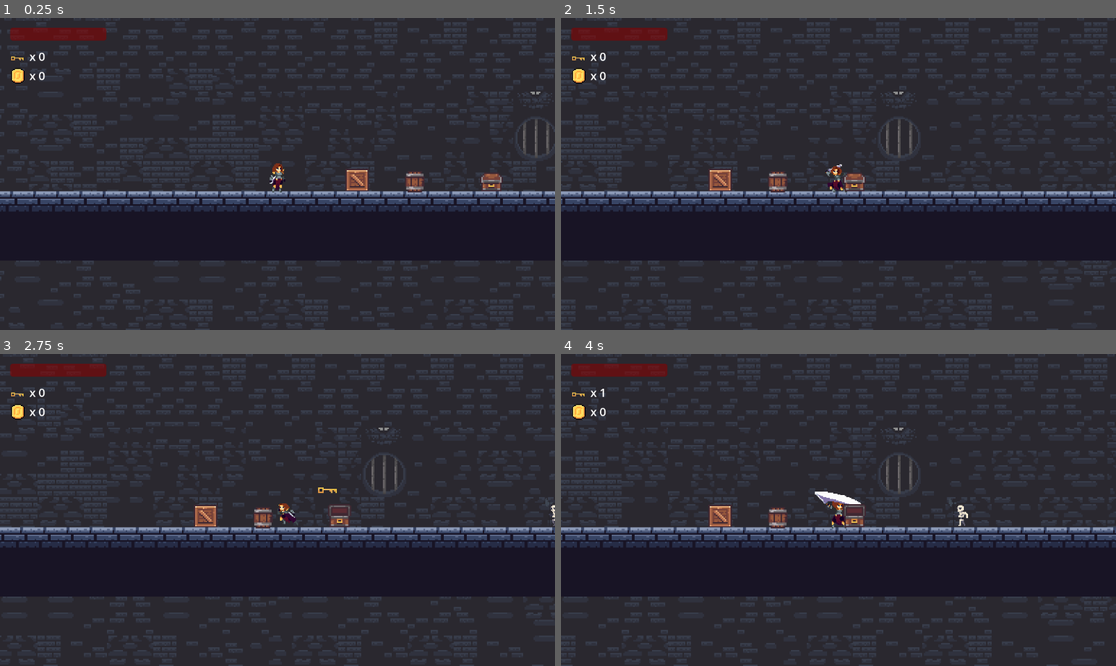
Above: before the commit, frames 1-4 (two rows, left to right).
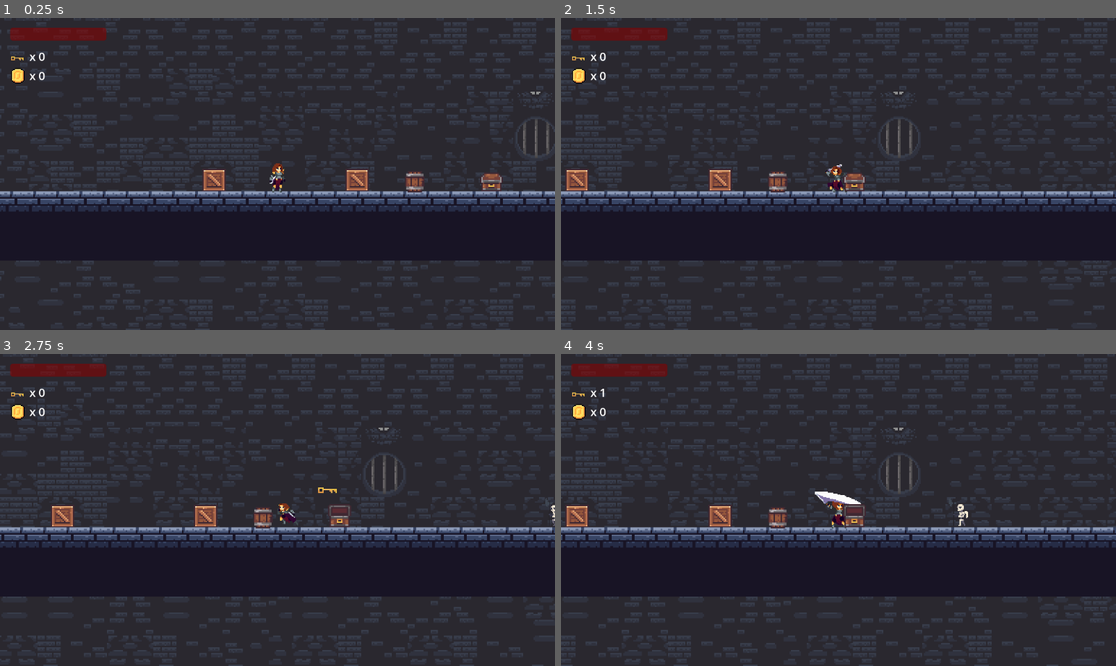
Above: after the commit, the same moments.

Repository: alperburakurk/game
Game: Godot game, scene res://scenes/level_1.tscn
Two runs of this game, one before a commit and one after it. Both use one fixed random seed, a clock stepped at 60 frames per second and the inputs below.
Inputs:
- Up to frame 1 (0.25 s): no input
- Up to frame 2 (1.5 s): tap Enter (ui_accept) at 0.5, 0.77 s; hold E (attack) 0.53-1.28 s; hold Right (ui_right) from 0.53 s (still down); tap E (attack) at 1.35 s
- Up to frame 3 (2.75 s): tap Enter (ui_accept) at 1.52 s; release Right (ui_right) at 2.03 s; hold Left (ui_left) from 2.03 s (still down); hold E (attack) from 2.03 s (still down); tap R at 2.1 s
- Up to frame 4 (4 s): release Left (ui_left) at 2.78 s; release E (attack) at 2.78 s; hold Right (ui_right) from 2.78 s (still down); tap E (attack) at 2.85 s; tap Enter (ui_accept) at 3.02, 3.77 s; hold E (attack) from 3.53 s (still down)

The runs differ from the first frame. In frame 1, 0.2% of the frame differs, in the area x 36-41%, y 48-56%; in frame 2, 0.2%; in frame 3, 0.2%; in frame 4, 0.3%, in the area x 0-74%, y 48-56%.

Commit message:
knockback

Diff:
--- a/medival-run/scenes/coin.tscn
+++ b/medival-run/scenes/coin.tscn
@@ -103,7 +103,7 @@
 collision_layer = 0
 collision_mask = 2
 script = ExtResource("2_coin_script")
-pickup_delay = 0.6
+pickup_delay = 0.1
 
 [node name="AnimatedSprite2D" type="AnimatedSprite2D" parent="." unique_id=958713113]
 sprite_frames = SubResource("SpriteFrames_coin")
--- a/medival-run/scenes/destructible_prop.gd
+++ b/medival-run/scenes/destructible_prop.gd
@@ -6,7 +6,7 @@
 @export_range(0, 64, 1) var coin_min: int = 0
 @export_range(0, 64, 1) var coin_max: int = 0
 
-func take_damage() -> void:
+func take_damage(_amount: int = 1, _attacker: Node2D = null) -> void:
 	_spawn_coins()
 	queue_free()
 
--- a/medival-run/scenes/level_1.tscn
+++ b/medival-run/scenes/level_1.tscn
@@ -138,3 +138,6 @@
 
 [node name="Chest" parent="." unique_id=1268287756 instance=ExtResource("8_e3sih")]
 position = Vector2(849, 637)
+
+[node name="crate2" parent="." unique_id=1539688799 instance=ExtResource("8_15mv3")]
+position = Vector2(657, 637)
--- a/medival-run/scenes/player.gd
+++ b/medival-run/scenes/player.gd
@@ -9,24 +9,33 @@
 # Slightly reduced gives the swing a little weight without feeling sluggish.
 const ATTACK_MOVE_MULT = 0.75
 
+@export var hurt_knockback_speed: float = 220.0
+@export var hurt_knockback_decel: float = 1200.0
+@export var hurt_recoil_duration: float = 0.14
+@export var hurt_flash_duration: float = 0.08
+@export var hurt_flash_modulate: Color = Color(1, 0.82, 0.82)
+
 @onready var sprite = $AnimatedSprite2D
 @onready var attack_area = $AttackArea
 @onready var health_bar = get_tree().current_scene.get_node("UI/HealthBar")
 @onready var tile_map_layer: TileMapLayer = get_tree().current_scene.get_node_or_null("TileMapLayer")
 
 var is_attacking := false
-var is_hurt := false
 var facing_direction := 1
 
 var max_health := 6
 var health := 6
 var is_dead := false
+
+var _hurt_recoil_remaining: float = 0.0
+
 
 func _ready():
 	attack_area.monitoring = false
 	health_bar.max_value = max_health
 	health_bar.value = health
 
+
 func _physics_process(delta):
 	if is_dead:
 		return
@@ -37,11 +46,12 @@
 
 	var on_stairs := _is_on_stairs_tile()
 
-	if is_hurt:
+	if _hurt_recoil_remaining > 0:
 		if not is_on_floor() and not on_stairs:
 			velocity += get_gravity() * delta
-		velocity.x = move_toward(velocity.x, 0, SPEED)
+		velocity.x = move_toward(velocity.x, 0, hurt_knockback_decel * delta)
 		move_and_slide()
+		_hurt_recoil_remaining = maxf(0.0, _hurt_recoil_remaining - delta)
 		return
 
 	if not is_on_floor() and not on_stairs:
@@ -104,6 +114,7 @@
 
 	move_and_slide()
 
+
 func attack():
 	is_attacking = true
 
@@ -114,44 +125,68 @@
 
 	for body in attack_area.get_overlapping_bodies():
 		if body.has_method("take_damage"):
-			body.take_damage()
+			body.take_damage(1, self)
 
 	await sprite.animation_finished
 
 	attack_area.monitoring = false
 	is_attacking = false
 
-func take_damage(amount := 1):
-	if is_dead or is_hurt:
+
+func take_damage(amount: int = 1, attacker: Node2D = null):
+	if is_dead:
 		return
 
 	health -= amount
 	health = max(health, 0)
 	health_bar.value = health
+
+	velocity.x = _knockback_sign_from_attacker(attacker) * hurt_knockback_speed
+	_hurt_recoil_remaining = hurt_recoil_duration
+	_flash_hurt()
 
 	if health <= 0:
 		die()
 	else:
 		is_attacking = false
-		is_hurt = true
 		attack_area.monitoring = false
-		velocity.x = 0
 		sprite.play("hurt_effect")
-		await get_tree().create_timer(0.5).timeout
-		is_hurt = false
+
+
+func _knockback_sign_from_attacker(attacker: Node2D) -> float:
+	if attacker == null:
+		return signf(float(-facing_direction))
+	var s := signf(global_position.x - attacker.global_position.x)
+	if s == 0.0:
+		s = signf(attacker.scale.x)
+	if s == 0.0:
+		s = 1.0
+	return s
+
+
+func _flash_hurt() -> void:
+	sprite.modulate = hurt_flash_modulate
+	await get_tree().create_timer(hurt_flash_duration).timeout
+	if is_instance_valid(sprite):
+		sprite.modulate = Color.WHITE
+
 
 func die():
 	is_dead = true
 	health = 0
 	if health_bar != null:
 		health_bar.value = 0
+	_hurt_recoil_remaining = 0.0
 	velocity = Vector2.ZERO
 	attack_area.monitoring = false
+	sprite.modulate = Color.WHITE
 	sprite.play("death")
 	await sprite.animation_finished
 
+
 func is_player_dead():
 	return is_dead
+
 
 func _is_on_stairs_tile() -> bool:
 	if tile_map_layer == null:
@@ -168,6 +203,7 @@
 
 	var tile_type = tile_data.get_custom_data("tile_type")
 	return tile_type != null and String(tile_type).to_lower() == STAIRS_TILE_TYPE
+
 
 func _is_on_spikes_tile() -> bool:
 	if tile_map_layer == null:
--- a/medival-run/scenes/player_(character_body_2d).tscn
+++ b/medival-run/scenes/player_(character_body_2d).tscn
@@ -492,6 +492,7 @@
 collision_layer = 2
 collision_mask = 9
 script = ExtResource("1_4fffl")
+hurt_flash_modulate = Color(0.49447137, 0, 0.12670895, 1)
 
 [node name="AnimatedSprite2D" type="AnimatedSprite2D" parent="." unique_id=271153593]
 position = Vector2(-3, 0)
@@ -519,7 +520,7 @@
 monitoring = false
 
 [node name="CollisionShape2D" type="CollisionShape2D" parent="AttackArea" unique_id=548951257]
-position = Vector2(7.5000014, 2.916667)
+position = Vector2(0.83333254, 2.916667)
 scale = Vector2(1.2, 1.2)
 shape = SubResource("RectangleShape2D_4fffl")
 debug_color = Color(0.59112513, 0.53520024, 0.3327356, 0.41960785)
--- a/medival-run/scenes/skeleton.gd
+++ b/medival-run/scenes/skeleton.gd
@@ -2,6 +2,12 @@
 
 @export var patrol_distance: float = 200.0
 @export var speed: float = 60.0
+@export var hit_knockback_speed: float = 180.0
+@export var hit_knockback_decel: float = 1200.0
+@export var hit_recoil_duration: float = 0.12
+@export var hit_invulnerability_duration: float = 0.15
+@export var hit_flash_duration: float = 0.06
+@export var hit_flash_modulate: Color = Color(1, 0.82, 0.82)
 
 const GRAVITY = 980.0
 
@@ -12,17 +18,32 @@
 var start_x: float
 var turn_cooldown := 0.0
 
-var health := 2
+var health := 5
 var is_dead := false
 var player_in_range := false
 var is_attacking := false
+
+var _hit_invuln_remaining: float = 0.0
+var _hit_recoil_remaining: float = 0.0
+
 
 func _ready():
 	start_x = global_position.x
 	sprite.play("walk")
 
+
 func _physics_process(delta):
 	if is_dead:
+		return
+
+	_hit_invuln_remaining = maxf(0.0, _hit_invuln_remaining - delta)
+
+	if _hit_recoil_remaining > 0:
+		if not is_on_floor():
+			velocity.y += GRAVITY * delta
+		velocity.x = move_toward(velocity.x, 0, hit_knockback_decel * delta)
+		move_and_slide()
+		_hit_recoil_remaining = maxf(0.0, _hit_recoil_remaining - delta)
 		return
 
 	if is_attacking:
@@ -59,15 +80,18 @@
 			direction = 1
 			turn_cooldown = 0.2
 
+
 func get_player_in_range():
 	for body in attack_range.get_overlapping_bodies():
 		if body.name == "Player":
 			return body
 	return null
 
+
 func turn_around():
 	direction *= -1
 	turn_cooldown = 0.2
+
 
 func has_ground_ahead() -> bool:
 	var space_state = get_world_2d().direct_space_state
@@ -81,6 +105,7 @@
 	var result = space_state.intersect_ray(query)
 	return result.size() > 0
 
+
 func attack():
 	is_attacking = true
 	velocity = Vector2.ZERO
@@ -91,34 +116,62 @@
 	for body in attack_range.get_overlapping_bodies():
 		if body.name == "Player" and body.has_method("take_damage"):
 			if body.has_method("is_player_dead") and not body.is_player_dead():
-				body.take_damage(1)
+				body.take_damage(1, self)
 
 	await sprite.animation_finished
 	is_attacking = false
 
-func take_damage():
-	if is_dead:
+
+func take_damage(_amount: int = 1, attacker: Node2D = null):
+	if is_dead or _hit_invuln_remaining > 0:
 		return
 
 	health -= 1
+	velocity.x = _knockback_sign_from_attacker(attacker) * hit_knockback_speed
+	_hit_invuln_remaining = hit_invulnerability_duration
+	_hit_recoil_remaining = hit_recoil_duration
+	_flash_hit()
 
 	if health <= 0:
 		die()
+
+
+func _knockback_sign_from_attacker(attacker: Node2D) -> float:
+	if attacker == null:
+		return 1.0
+	var s := signf(global_position.x - attacker.global_position.x)
+	if s == 0.0:
+		s = signf(attacker.scale.x)
+	if s == 0.0:
+		s = 1.0
+	return s
+
+
+func _flash_hit() -> void:
+	sprite.modulate = hit_flash_modulate
+	await get_tree().create_timer(hit_flash_duration).timeout
+	if is_instance_valid(sprite):
+		sprite.modulate = Color.WHITE
+
 
 func die():
 	is_dead = true
 	is_attacking = false
 	player_in_range = false
 	velocity = Vector2.ZERO
+	_hit_recoil_remaining = 0.0
+	sprite.modulate = Color.WHITE
 	sprite.play("death")
 	await sprite.animation_finished
 	queue_free()
+
 
 func _on_attack_range_body_entered(body):
 	if body.name == "Player":
 		if body.has_method("is_player_dead") and not body.is_player_dead():
 			player_in_range = true
 
+
 func _on_attack_range_body_exited(body):
 	if body.name == "Player":
 		player_in_range = false
--- a/medival-run/scenes/skeleton.tscn
+++ b/medival-run/scenes/skeleton.tscn
@@ -517,14 +517,17 @@
 size = Vector2(20, 28)
 
 [node name="Skeleton" type="CharacterBody2D" unique_id=1331090446]
+position = Vector2(5, -2)
 scale = Vector2(0.5, 0.5)
 collision_layer = 4
 script = ExtResource("1_w4hcs")
+hit_flash_modulate = Color(0.49411765, 0, 0.1254902, 1)
 
 [node name="AnimatedSprite2D" type="AnimatedSprite2D" parent="." unique_id=1647412550]
 sprite_frames = SubResource("SpriteFrames_ms50g")
-animation = &"walk"
-frame_progress = 0.7384095
+animation = &"attack"
+frame = 15
+frame_progress = 1.0
 
 [node name="CollisionShape2D" type="CollisionShape2D" parent="." unique_id=1574474535]
 position = Vector2(-10.000001, 4)
@@ -536,7 +539,7 @@
 collision_mask = 2
 
 [node name="CollisionShape2D" type="CollisionShape2D" parent="AttackRange" unique_id=209150446]
-position = Vector2(-11, 4)
+position = Vector2(-10, 4)
 shape = SubResource("RectangleShape2D_w4hcs")
 debug_color = Color(0.7755334, 0.349626, 0.6930987, 0.41960785)
 
